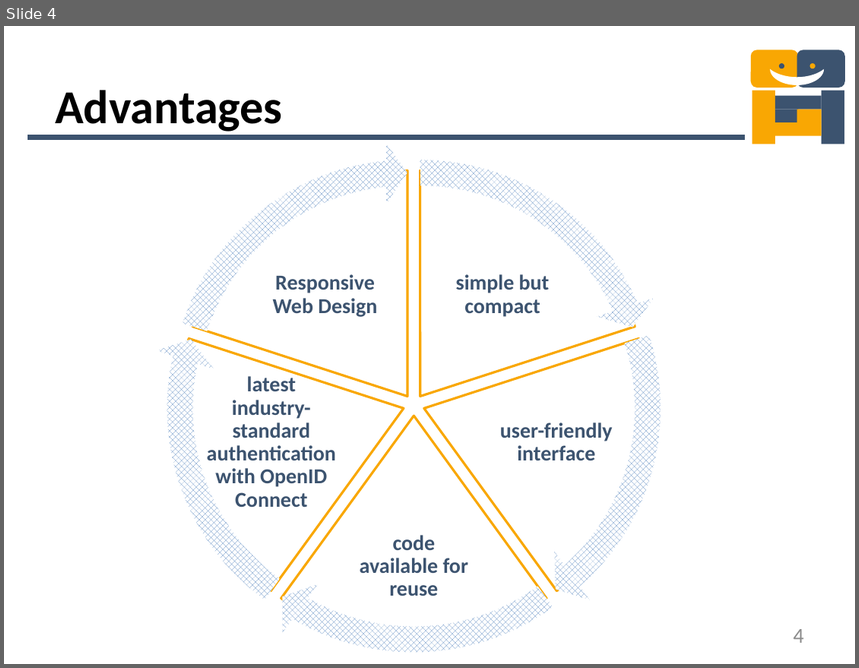
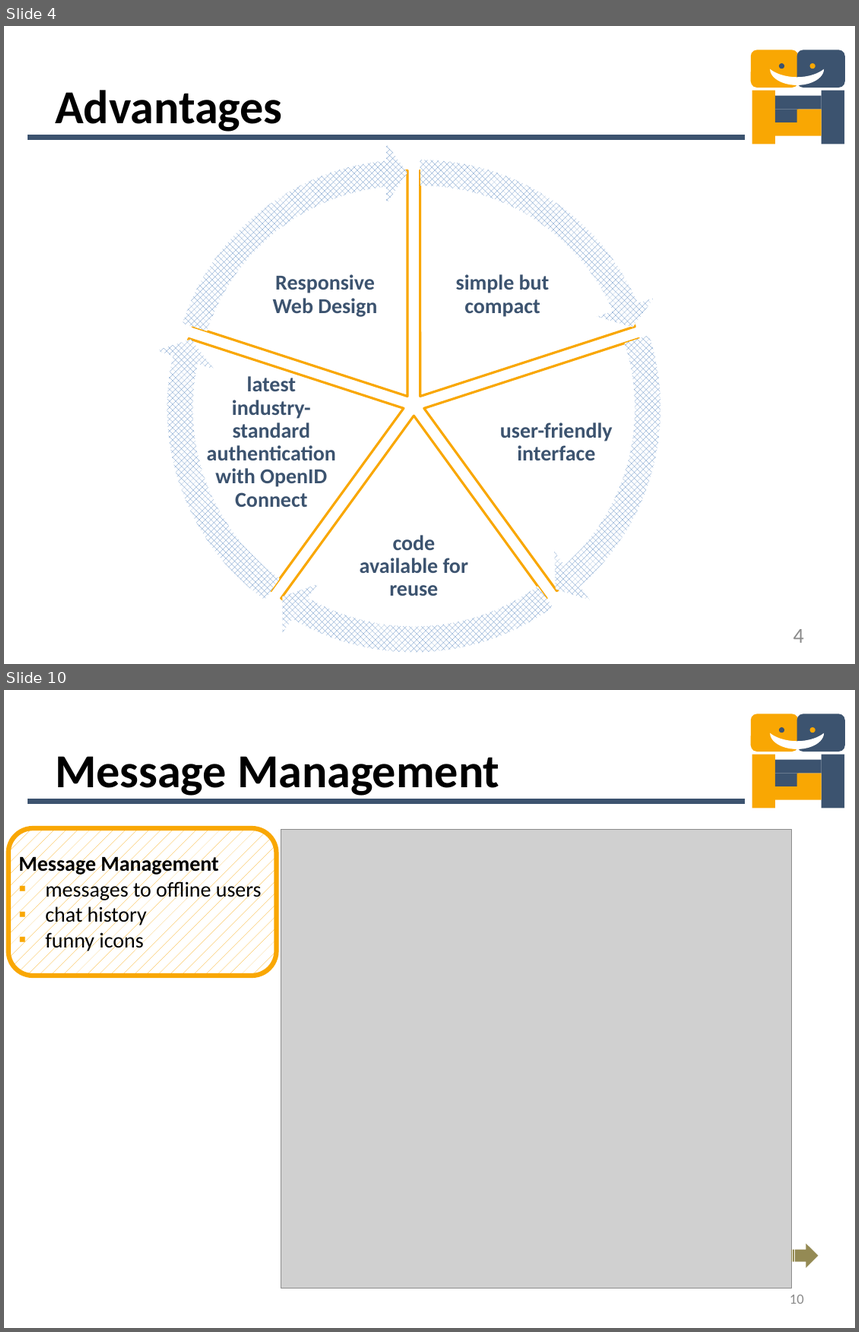
Before and after one commit to mdger/UGNM_Instantmessaging, a slide deck: UGNM_Instantmessaging/doc/PresentationIM.pptx. Shown one above the other, each under a label of ours: slide 4 before the commit, slides 4 and 10 after it; the slides between them are not shown. The pictures are 859x668 and 859x1332 pixels, drawn with LibreOffice and Linux fonts; fonts in the diff are those of the drawing; grey boxes stand for pictures. Boxes give left, top, right and bottom in pixels: in the first picture for what was removed or moved away, otherwise in the second. Text is boxed around its words. In the diff, an @@ line names an element or a change of style, - is before the commit and + after.

```diff
--- a/UGNM_Instantmessaging/doc/PresentationIM.pptx
+++ b/UGNM_Instantmessaging/doc/PresentationIM.pptx
@@ slide 10 added at <box>4,690,855,1328</box>, background #FFFFFF; not listed: 12 template elements that a slide beside it also shows @@
@@ title added at <box>55,756,500,796</box>, 40 pt, text #000000, bold @@
+Message Management
@@ rounded rectangle added at <box>9,829,276,976</box>, fill pattern #F9A703 on #FFFFFF, outline #F9A703 4 pt @@
@@ picture added at <box>281,830,791,1289</box> @@
@@ text added at <box>18,853,262,953</box>, 18 pt, text #000000 @@
+Message Management
+▪ messages to offline users
+▪ chat history
+▪ funny icons
@@ striped right arrow added at <box>791,1244,818,1269</box>, fill #948A54 @@
@@ page number added at <box>790,1295,804,1304</box>, 12 pt, text #8C8C8C @@
+10
```
Also in this commit, not shown: 3 slides changed, 4 other slides added, 1 other file.
